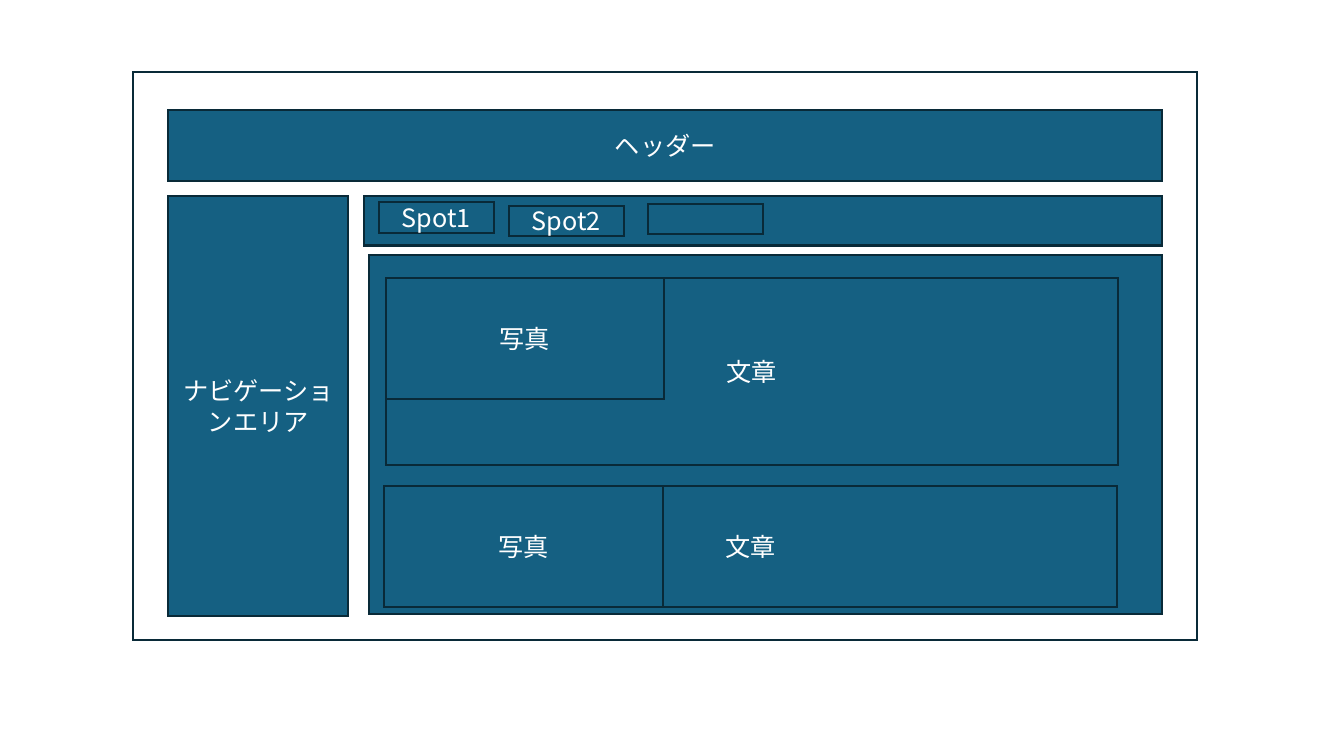
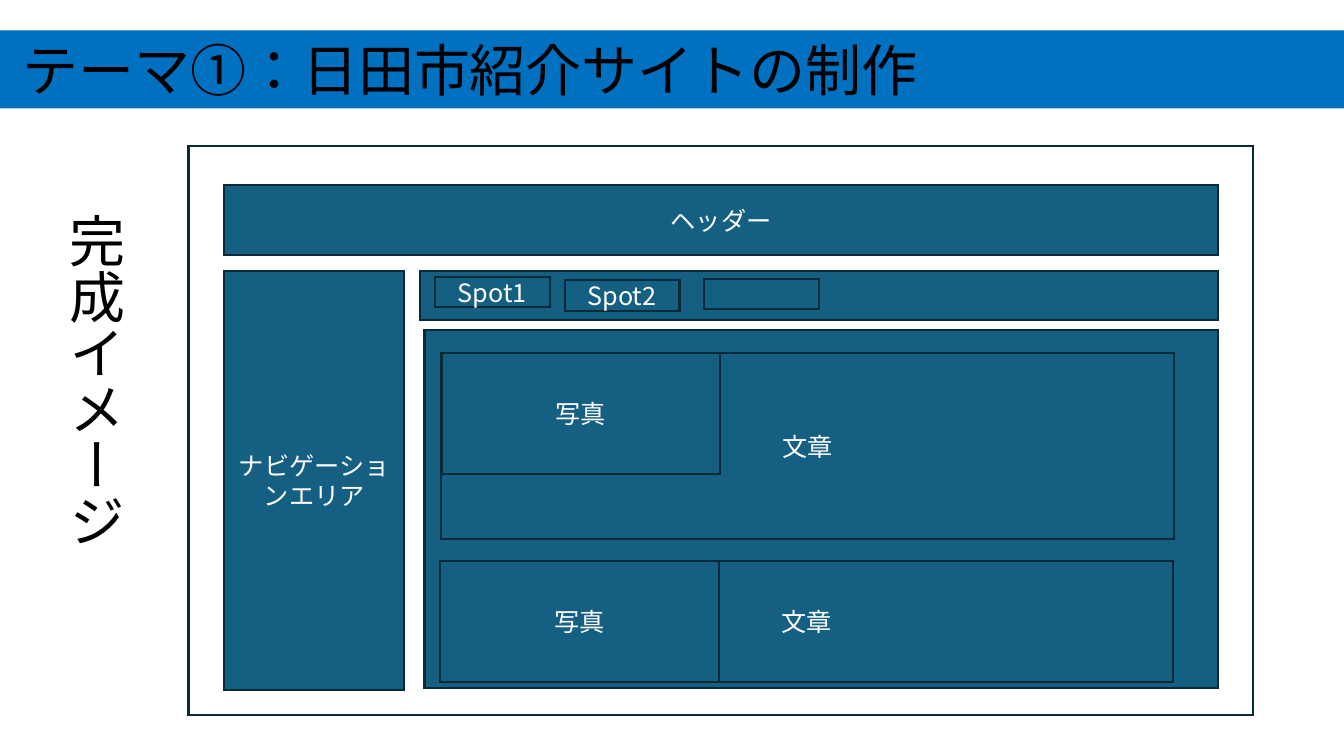
Before and after one commit to ckg25098-lang/zemi, a slide deck: slide 4 of 中間発表.pptx. Drawn at 1344x756 pixels with LibreOffice and Linux fonts; fonts in the diff are those of the drawing. Boxes give left, top, right and bottom in pixels: in the first picture for what was removed or moved away, otherwise in the second. Text is boxed around its words. In the diff, an @@ line names an element or a change of style, - is before the commit and + after.

```diff
--- a/中間発表.pptx
+++ b/中間発表.pptx
@@ rectangle added at [0, 30, 1344, 108], fill #0070C0, 40 pt, text #000000 @@
+テーマ①：日田市紹介サイトの制作
@@ text added at [70, 215, 126, 543], 40 pt, text #000000 @@
+完成イメージ
@@ 12 rectangles: place and size @@
-12 rectangles at [133, 72, 1198, 640]
+12 rectangles at [189, 146, 1253, 715]
```
Also in this commit, not shown: 2 other slides changed, 4 slides added, 1 slide removed, 2 other files.
